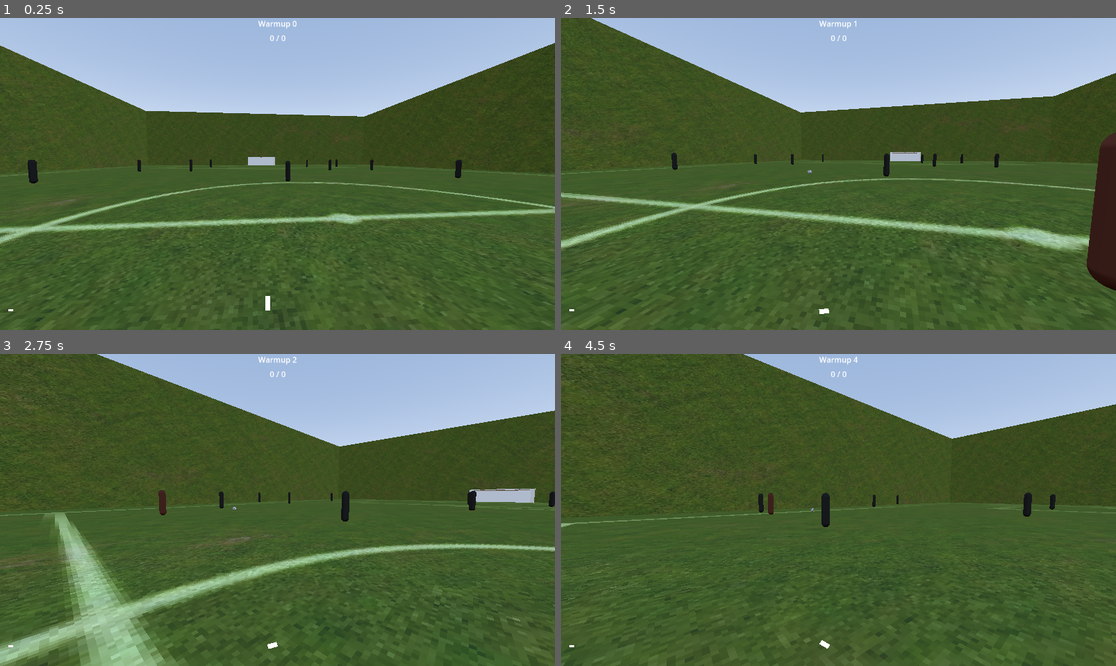
Above: before the commit, frames 1-4 (two rows, left to right).
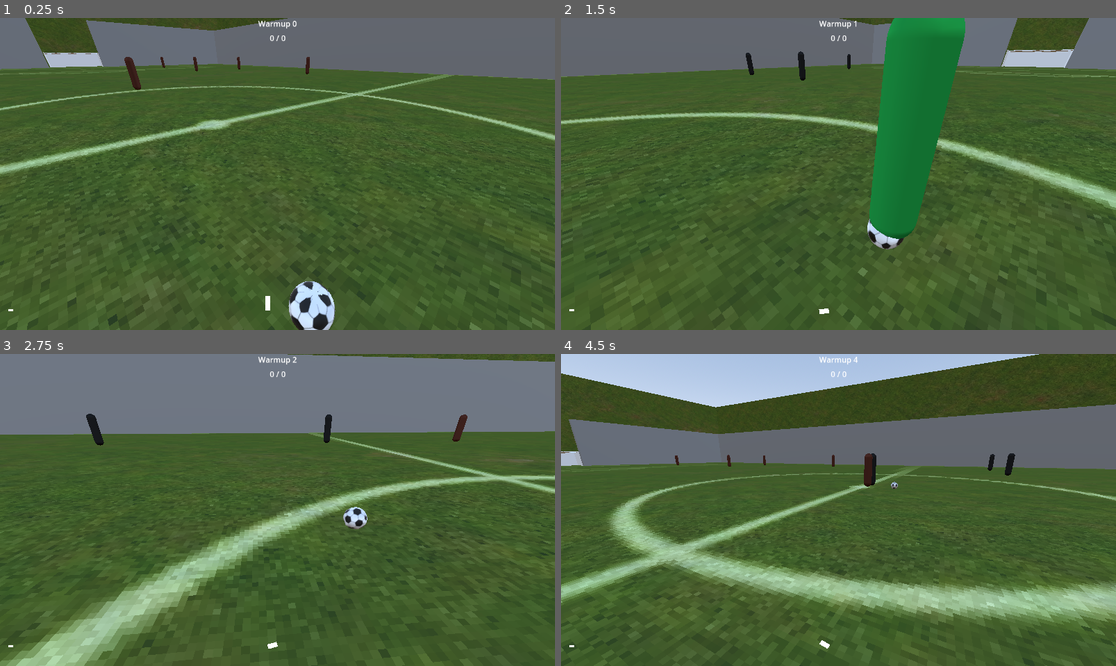
Above: after the commit, the same moments.

Repository: vasiltop/soccer-simulation
Game: Godot game, scene res://match/game.tscn
The game is run twice, just before and just after one commit, with the same random seed, the same clock (stepped at 60 frames per second) and the same inputs.
Inputs (mouse positions are in pixels of both pictures, inside the frame that each line leads up to):
- Up to frame 1 (0.25 s): no input
- Up to frame 2 (1.5 s): tap Enter at 0.5 s; move the mouse to (866, 174) at 0.52 s; hold Right mouse button (pass) 0.53-1.28 s; hold W (up) from 0.53 s (still down); tap Space (jump) at 0.77 s; click (866, 174) at 0.8 s; move the mouse to (810, 174) at 1.27 s; click (810, 174) at 1.35 s
- Up to frame 3 (2.75 s): keep holding W (up); tap Space (jump) at 1.52 s; tap Shift (sprint) at 1.55 s; move the mouse to (288, 503) at 2.02 s; hold Shift (sprint) from 2.03 s (still down); tap E (switch_movement) at 2.3 s
- Up to frame 4 (4.5 s): keep holding W (up); move the mouse to (832, 516) at 2.77 s; release Shift (sprint) at 2.78 s; tap E (switch_movement) at 2.85 s; tap Space (jump) at 3.02, 3.77 s; right-click (832, 516) at 3.05 s; move the mouse to (877, 513) at 3.52 s; hold Right mouse button (pass) 3.53-4.28 s; click (877, 513) at 3.8 s; move the mouse to (794, 506) at 4.27 s; click (794, 506) at 4.35 s

The runs differ from the first frame. In frame 1, 38% of the frame differs, in the area x 0-100%, y 0-100%; in frame 2, 39%; in frame 3, 42%; in frame 4, 41%.

Commit message:
feat: add basic ai

Diff:
--- a/match/game.gd
+++ b/match/game.gd
@@ -11,7 +11,8 @@
 @onready var goal_0: Node3D = $Goal0
 @onready var goal_1: Node3D = $Goal1
 @onready var goals_to_attack: Array[Node3D] = [goal_1, goal_0]
-@onready var teams: Array[Team] = [Team.new(0, -1, self), Team.new(1, 1, self)]
+
+@onready var teams: Array[Team] = [Team.new(0, 1, self), Team.new(1, -1, self)]
 
 var possession_team: Team = null
 var ball_scene = preload("res://objects/ball/ball.tscn")
--- a/match/game.tscn
+++ b/match/game.tscn
@@ -84,7 +84,7 @@
 environment = SubResource("Environment_t33yg")
 
 [node name="Ball" parent="." instance=ExtResource("2_ig3tf")]
-transform = Transform3D(1, 0, 0, 0, 1, 0, 0, 0, 1, 0, 1, 15.65)
+transform = Transform3D(1, 0, 0, 0, 1, 0, 0, 0, 1, 2.99813, 1, -8.41518)
 
 [node name="soccer_field" type="Node3D" parent="."]
 transform = Transform3D(0.25, 0, 0, 0, 0.25, 0, 0, 0, 0.325, 0, 0, 0)
@@ -102,7 +102,7 @@
 shape = SubResource("BoxShape3D_e8yrm")
 
 [node name="Goal0" type="Node3D" parent="."]
-transform = Transform3D(-6.55671e-08, 0, -1.5, 0, 1.5, 0, 1.5, 0, -6.55671e-08, 0.3389, 0.851491, 85.9984)
+transform = Transform3D(-6.55671e-08, 0, -1.5, 0, 1.5, 0, 1.5, 0, -6.55671e-08, 0.618536, 0.851491, 85.4951)
 script = ExtResource("5_0bcin")
 
 [node name="StaticBody3D" type="StaticBody3D" parent="Goal0"]
@@ -357,7 +357,7 @@
 shape = SubResource("BoxShape3D_kdpkh")
 
 [node name="Goal1" type="Node3D" parent="."]
-transform = Transform3D(-6.55671e-08, 0, 1.5, 0, 1.5, 0, -1.5, 0, -6.55671e-08, 0.96494, 0.851491, -86.317)
+transform = Transform3D(-6.55671e-08, 0, 1.5, 0, 1.5, 0, -1.5, 0, -6.55671e-08, 1.49756, 0.851491, -85.7844)
 script = ExtResource("5_0bcin")
 team = 1
 
@@ -649,3 +649,37 @@
 [node name="Player" parent="Players" instance=ExtResource("1_0b30x")]
 transform = Transform3D(-1, 0, -8.74228e-08, 0, 1, 0, 8.74228e-08, 0, -1, 4.08518, 2.63795, -9.03885)
 soccer_position = "rb"
+
+[node name="CSGCombiner3D" type="CSGCombiner3D" parent="."]
+use_collision = true
+collision_layer = 2147483648
+
+[node name="CSGBox3D" type="CSGBox3D" parent="CSGCombiner3D"]
+transform = Transform3D(1, 0, 0, 0, 1, 0, 0, 0, 1, -44.4691, 6.31569, -0.266296)
+use_collision = true
+size = Vector3(1, 11.5825, 161.267)
+
+[node name="CSGBox3D2" type="CSGBox3D" parent="CSGCombiner3D"]
+transform = Transform3D(1, 0, 0, 0, 1, 0, 0, 0, 1, 44.2508, 6.31569, -0.266296)
+use_collision = true
+size = Vector3(1, 11.5825, 161.267)
+
+[node name="CSGBox3D3" type="CSGBox3D" parent="CSGCombiner3D"]
+transform = Transform3D(-4.37114e-08, 0, 1, 0, 1, 0, -1, 0, -4.37114e-08, 39.6233, 6.31569, 80.0675)
+use_collision = true
+size = Vector3(1, 11.5825, 65.1071)
+
+[node name="CSGBox3D4" type="CSGBox3D" parent="CSGCombiner3D"]
+transform = Transform3D(-4.37114e-08, 0, 1, 0, 1, 0, -1, 0, -4.37114e-08, -37.5022, 6.31569, 80.0675)
+use_collision = true
+size = Vector3(1, 11.5825, 65.1071)
+
+[node name="CSGBox3D5" type="CSGBox3D" parent="CSGCombiner3D"]
+transform = Transform3D(-4.37114e-08, 0, 1, 0, 1, 0, -1, 0, -4.37114e-08, 39.6233, 6.31569, -80.8491)
+use_collision = true
+size = Vector3(1, 11.5825, 65.1071)
+
+[node name="CSGBox3D6" type="CSGBox3D" parent="CSGCombiner3D"]
+transform = Transform3D(-4.37114e-08, 0, 1, 0, 1, 0, -1, 0, -4.37114e-08, -37.5022, 6.31569, -80.8491)
+use_collision = true
+size = Vector3(1, 11.5825, 65.1071)
--- a/match/team.gd
+++ b/match/team.gd
@@ -49,17 +49,17 @@
 
 	match position:
 		"st": return Vector2(0, 15)
-		"rw": return Vector2(-25, 15)
-		"lw": return Vector2(25, 15)
-		"rcm": return Vector2(-15, 35)
-		"lcm": return Vector2(15, 35)
-		"rm": return Vector2(-25, 35)
-		"lm": return Vector2(25, 35)
-		"rcb": return Vector2(-15, 55)
-		"lcb": return Vector2(15, 55)
-		"rb": return Vector2(-25, 55)
-		"lb": return Vector2(25, 55)
-
+		"rw": return Vector2(25, 15)
+		"lw": return Vector2(-25, 15)
+		"rcm": return Vector2(15, 35)
+		"lcm": return Vector2(-15, 35)
+		"rm": return Vector2(25, 35)
+		"lm": return Vector2(-25, 35)
+		"rcb": return Vector2(15, 55)
+		"lcb": return Vector2(-15, 55)
+		"rb": return Vector2(25, 55)
+		"lb": return Vector2(-25, 55)
+	1
 	assert(false, "Invalid position string.")
 	return Vector2.ZERO
 
--- a/objects/ball/ball.gd
+++ b/objects/ball/ball.gd
@@ -5,7 +5,7 @@
 @onready var audio_player = $Audio
 @onready var collider = $Area3D
 
-const DRIBBLE_FORCE: float = 7.5
+const DRIBBLE_FORCE: float = 7
 const KICK_FORCE: float = 5
 const VELOCITY_BALL_FORCE_SLOWDOWN: float = 5.0
 const SHOT_HEIGHT: float = 4.0
--- a/objects/humanoid.gd
+++ b/objects/humanoid.gd
@@ -22,7 +22,7 @@
 var stunned: bool = false
 
 func grounded() -> bool:
-	return test_move(global_transform, Vector3(0, -0.01, 0))
+	return test_move(global_transform, Vector3(0, -0.04, 0))
 
 func apply_gravity(delta: float):
 	if not grounded():
--- a/objects/npc_player/npc_player.gd
+++ b/objects/npc_player/npc_player.gd
@@ -2,13 +2,21 @@
 
 class_name NpcPlayer
 
-const SHOOT_DISTANCE = 30
+const SHOOT_DISTANCE = 40
 const TACKLE_DISTANCE = 3
+const STOP_DRIBBLE_RANGE = 13
+const ZONE_DISTANCE = 30
+const BALL_DIRECT_FOLLOW_DISTANCE = 8
 
 var black_mat = preload("res://materials/black.tres")
 var brown_mat = preload("res://materials/brown.tres")
 var green_mat = preload("res://materials/green.tres")
 
+# TODO: make the state switching less instant
+# TODO: make the players not give up on the ball
+# TODO: make the players avoid each other
+# TODO: fix the bug where they avoid the ball
+
 func _ready():
 
 	MAX_RUN_SPEED = 8
@@ -17,12 +25,14 @@
 	super(delta)
 
 func _physics_process(delta):
-	if stunned: return
 	var mi: MeshInstance3D = get_node("MeshInstance3D")
+
 	if get_team().team_number == 1:
 		mi.set_surface_override_material(0, black_mat)
 	else:
 		mi.set_surface_override_material(0, brown_mat)
+
+	if stunned: return
 	apply_gravity(delta)
 
 	match get_team_state():
@@ -32,16 +42,21 @@
 	move_and_slide()
 
 func defend(delta: float):
-	var mark: Humanoid = get_man_to_mark()
-	if mark.get_team().set_possession_player() == mark:
-		travel_to_node(delta, mark)
-		try_tackle(mark)
+	print("Team %d is defending" % get_team().team_number)
+	print("team 0 is brown team 1 is black")
+	var defense_pos: Vector2 = get_team().position_to_vector(soccer_position) * get_team().side
+	var vec3_pos = Vector3(defense_pos.x, 1, defense_pos.y)
+
+	var co = get_closest_opponent()
+	if vec3_pos.distance_to(global_position) < ZONE_DISTANCE and co.global_position.distance_to(vec3_pos) < ZONE_DISTANCE and get_other_team().set_possession_player() == co:
+		travel_to_node(delta, co)
+		try_tackle(co)
 	else:
-		mark_player(delta, mark)
-
-	mark.marked_by = null
+		#TODO: make this better
+		travel_to_position(delta, vec3_pos)
 
 func mark_player(delta: float, mark: Humanoid):
+
 	var n = get_own_net()
 	var dir = get_direction_to_node(n)
 	travel_to_position(delta, mark.global_position + dir * 3)
@@ -80,21 +95,27 @@
 
 	var positions: Array[Vector3] = []
 	var player: Humanoid = null
+	var touch_line_x: float = 41
+	var goal_line_z: float = 81
 
 	func _init(positions: Array[Vector3], player: Humanoid):
 		self.positions = positions
 		self.player = player
-
-	func get_most_favorable_index_with_possession() -> int:
+		self.touch_line_x = abs(player.game.touch_line_x)
+		self.goal_line_z = abs(player.game.goal_line_z)
+
+	func get_most_favorable_pass_index() -> int:
+
 		var weights: Array[float] = []
 
 		for p in self.positions:
 			var distance_to_closest_opponent: float = player.get_other_team().get_closest_player_to_position(p).global_position.distance_to(p)
 			var distance_to_goal: float = player.get_opposing_net().global_position.distance_to(p)
-			var distance_to_touch_line: float = abs(player.game.touch_line_x) - abs(p.x)
-			var distane_to_cloest_teammate: float = player.get_team().get_closest_player_to_position(p).global_position.distance_to(p)
-			weights.append(-distance_to_closest_opponent - distance_to_goal - distance_to_touch_line- distane_to_cloest_teammate)
-
+
+
+			# we want it to be as close to the goal
+			# and far from an enemy player, but we dont care too much about this
+			weights.append(-distance_to_goal + distance_to_closest_opponent / 4)
 
 		return Util.get_max_index(weights)
 
@@ -102,53 +123,66 @@
 		var weights: Array[float] = []
 
 		for p in self.positions:
-			var distance_to_closest_opponent: float = player.get_other_team().get_closest_player_to_position(p).global_position.distance_to(p)
-			var distane_to_cloest_teammate: float = player.get_team().get_closest_player_to_position(p).global_position.distance_to(p)
-			var distance_to_ball: float = player.ball.global_position.distance_to(p)
-			var pos = player.get_team().position_to_vector(player.soccer_position)
-			var distance_to_position_x: float = ((pos.x * player.get_team().side) - p.x) * 500
-
-			weights.append(-distance_to_closest_opponent - distance_to_ball - distance_to_position_x - distane_to_cloest_teammate)
+			var distance_to_closest_opponent: float = player.get_other_team().get_closest_player_to_position(p).global_position.distance_to(player.global_position + p)
+			var distane_to_closest_teammate: float = player.get_team().get_closest_player_to_position(p).global_position.distance_to(player.global_position + p)
+
+			weights.append(-distance_to_closest_opponent)
 
 		return Util.get_max_index(weights)
-
 
 func attack(delta: float):
 	if get_team().set_possession_player() == self:
-		if can_kick():
-			var closest: Humanoid = get_closest_opponent()
+		var mi: MeshInstance3D = get_node("MeshInstance3D")
+		mi.set_surface_override_material(0, green_mat)
+		try_shoot()
+
+		var closest: Humanoid = get_closest_opponent()
+
+		if get_distance_to_node(closest) < STOP_DRIBBLE_RANGE:
 			var available_passes: Array[Humanoid] = get_available_passes()
-
 			var positions: Array[Vector3] = []
+
 			for p in available_passes:
 				positions.append(p.global_position)
 
-			positions.append(get_relative_position(closest.global_position, Vector3.RIGHT))
-			positions.append(get_relative_position(closest.global_position, Vector3.LEFT))
-			positions.append(get_direction_to_node(get_opposing_net()))
+			if len(positions) == 0:
+				positions.append(get_direction_to_node(get_opposing_net()))
 
 			var pw = PositionalWeight.new(positions, self)
-			var i = pw.get_most_favorable_index_with_possession()
+			var i = pw.get_most_favorable_pass_index()
 
 			if i < len(available_passes):
 				pass_to_position(positions[i])
-			else:
+			elif get_ball_distance() < BALL_DIRECT_FOLLOW_DISTANCE:
 				kick_direction = get_direction_to_position(positions[i])
 				travel_to_node(delta, ball)
+			else:
+				travel_to_position(delta, game.get_ball_landing_pos())
 		else:
-			travel_to_position(delta, game.get_ball_landing_pos())
+			if get_ball_distance() < BALL_DIRECT_FOLLOW_DISTANCE:
+				kick_direction = get_direction_to_node(get_opposing_net())
+				travel_to_node(delta, ball)
+			else:
+				travel_to_position(delta, game.get_ball_landing_pos())
 	else:
-
-		var positions: Array[Vector3] = []
-		#positions.append(global_position + get_direction_to_node(get_team().set_possession_player()))
-		positions.append(global_position + Vector3(0, 0, 5 * get_team().side))
-		positions.append(global_position + Vector3(5, 0, 0))
-		positions.append(global_position + Vector3(-5, 0, 0))
-		positions.append(global_position + Vector3(0, 0, 2 * get_team().side * -1))
-
-		var pw = PositionalWeight.new(positions, self)
-		var i = pw.get_most_favorable_index_without_possession()
-		travel_to_position(delta, positions[i])
+		var pos = get_team().position_to_vector(soccer_position) * get_team().side
+		var vec3pos = Vector3(pos.x, 1, pos.y)
+		var pos_on_other_half = vec3pos + Vector3(0, 0, abs(get_team().game.goal_line_z) / 2 * get_other_team().side)
+
+		if pos_on_other_half.distance_to(global_position) < ZONE_DISTANCE:
+			travel_to_position(delta, pos_on_other_half)
+		else:
+			var p: Humanoid = get_team().set_possession_player()
+
+			var positions: Array[Vector3] = []
+
+			positions.append(global_position + Vector3(0, 0, 10 * get_other_team().side))
+			positions.append(global_position + Vector3(0, 0, 4 * get_team().side))
+			positions.append(global_position + get_direction_to_node(p) * 4)
+
+			var pw = PositionalWeight.new(positions, self)
+			var i = pw.get_most_favorable_index_without_possession()
+			travel_to_position(delta, positions[i])
 
 func get_relative_position(to: Vector3, direction: Vector3):
 	var relative_direction = (to - global_position).normalized()
